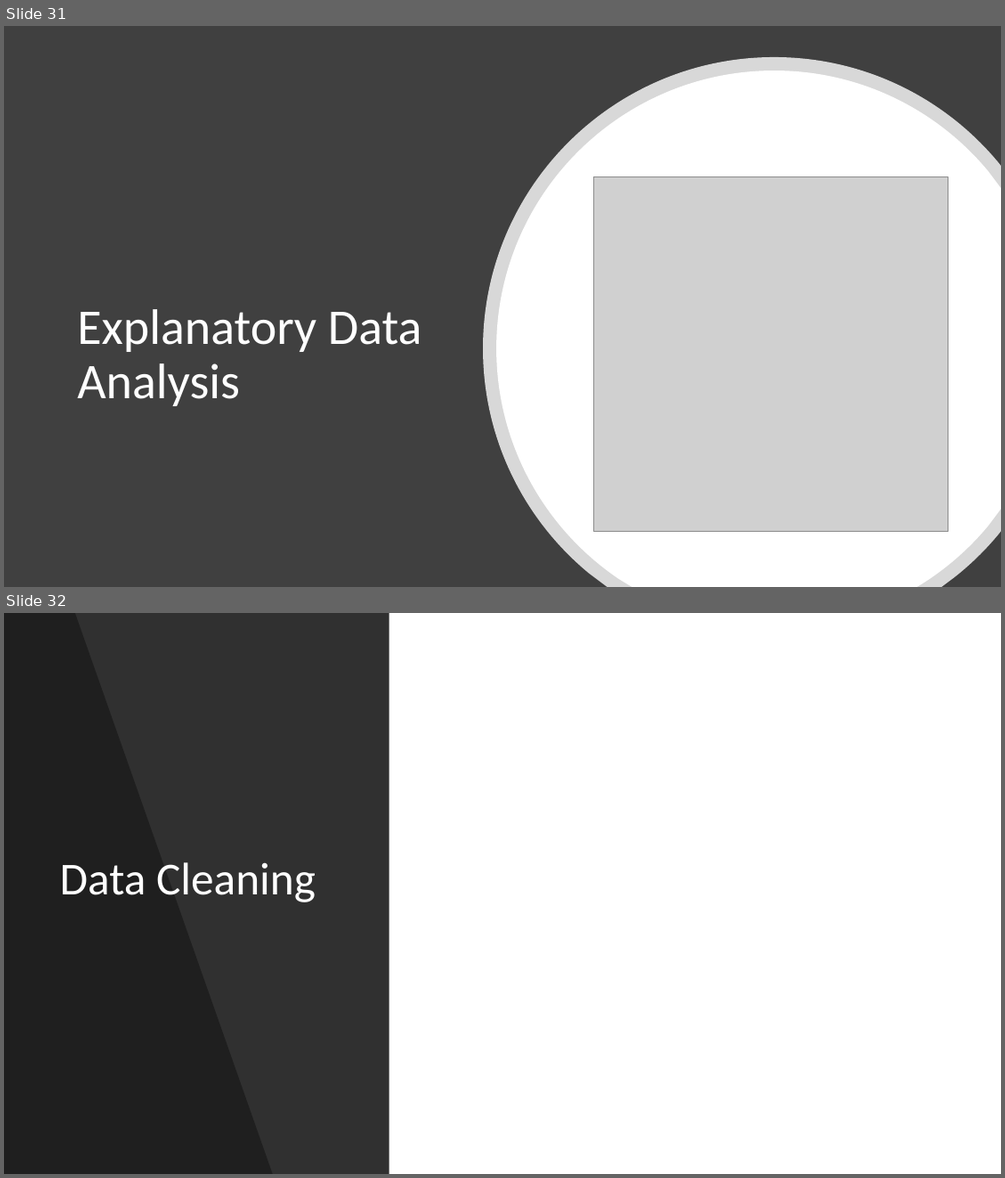
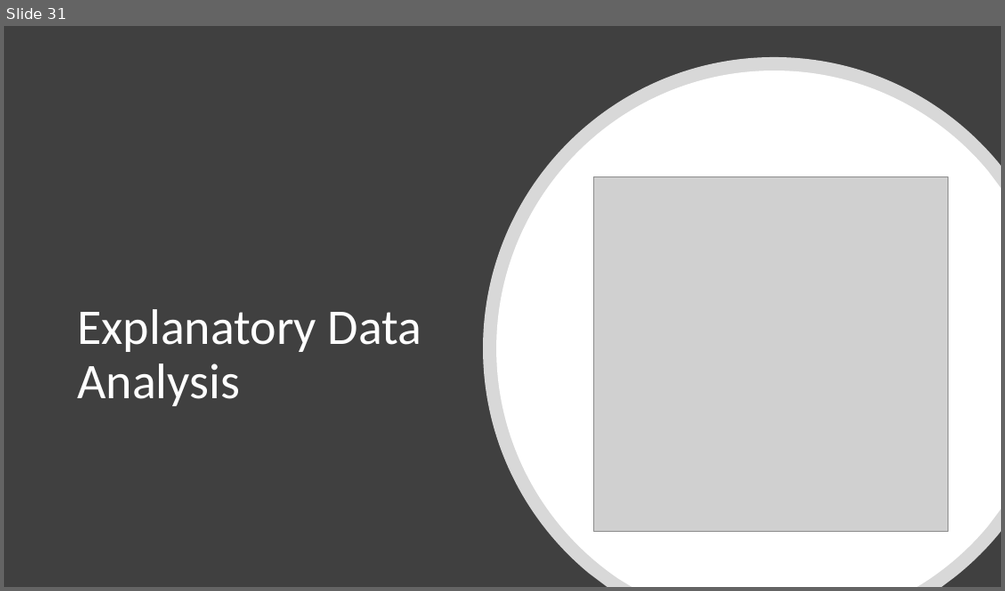
Before and after one commit to Moaaz-Mahmoud/Third-Year-Electrical-Testing-3A, a slide deck: projects-for-the-practical-exam/house-pricing/presentation.pptx. Shown one above the other, each under a label of ours: slides 31 and 32 before the commit, slide 31 after it. The pictures are 1005x1178 and 1005x591 pixels, drawn with LibreOffice and Linux fonts; fonts in the diff are those of the drawing; grey boxes stand for pictures. Boxes give left, top, right and bottom in pixels: in the first picture for what was removed or moved away, otherwise in the second. Text is boxed around its words. In the diff, an @@ line names an element or a change of style, - is before the commit and + after.

```diff
--- a/projects-for-the-practical-exam/house-pricing/presentation.pptx
+++ b/projects-for-the-practical-exam/house-pricing/presentation.pptx
@@ slide 32 removed at (4,613,1001,1174), background #FFFFFF @@
@@ rectangle removed at (4,613,389,1174) @@
@@ freeform shape removed at (4,613,273,1174) @@
@@ title removed at (60,862,316,902) @@
-Data Cleaning
```
Also in this commit, not shown: 3 slides added, 4 other files.
